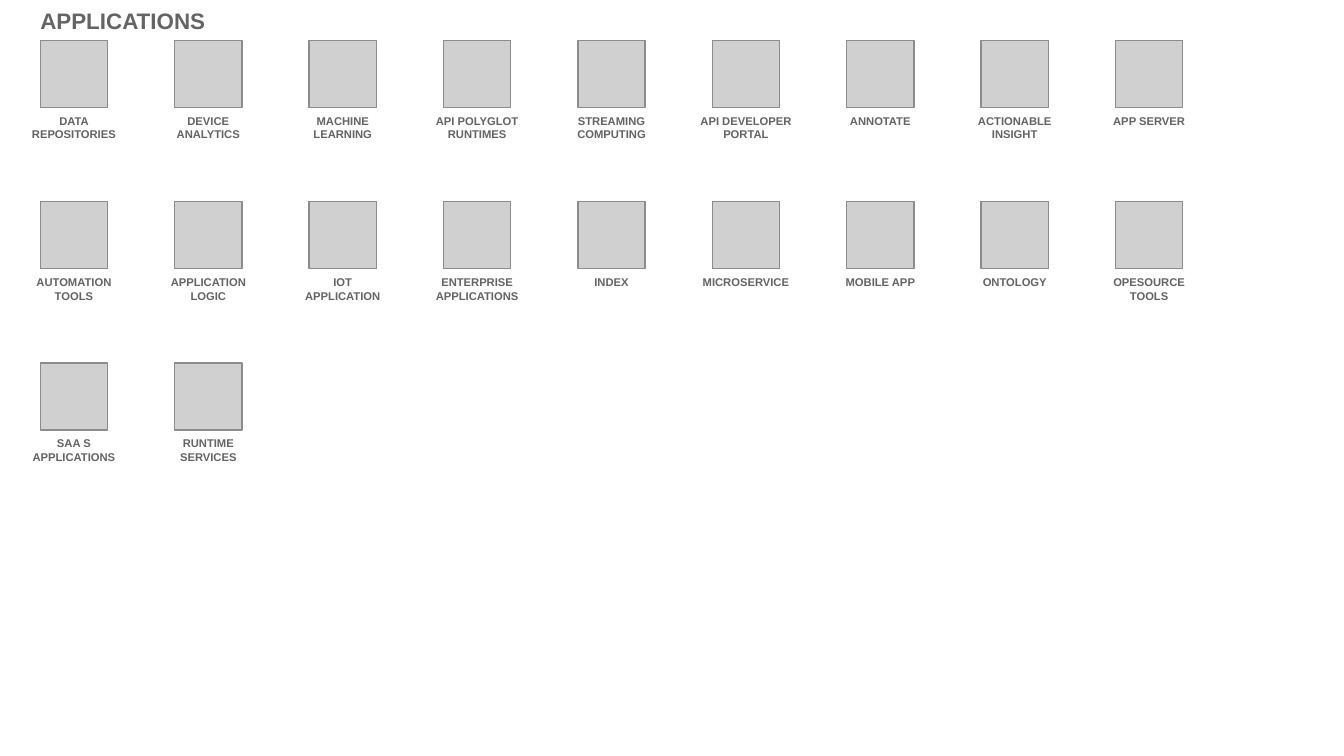
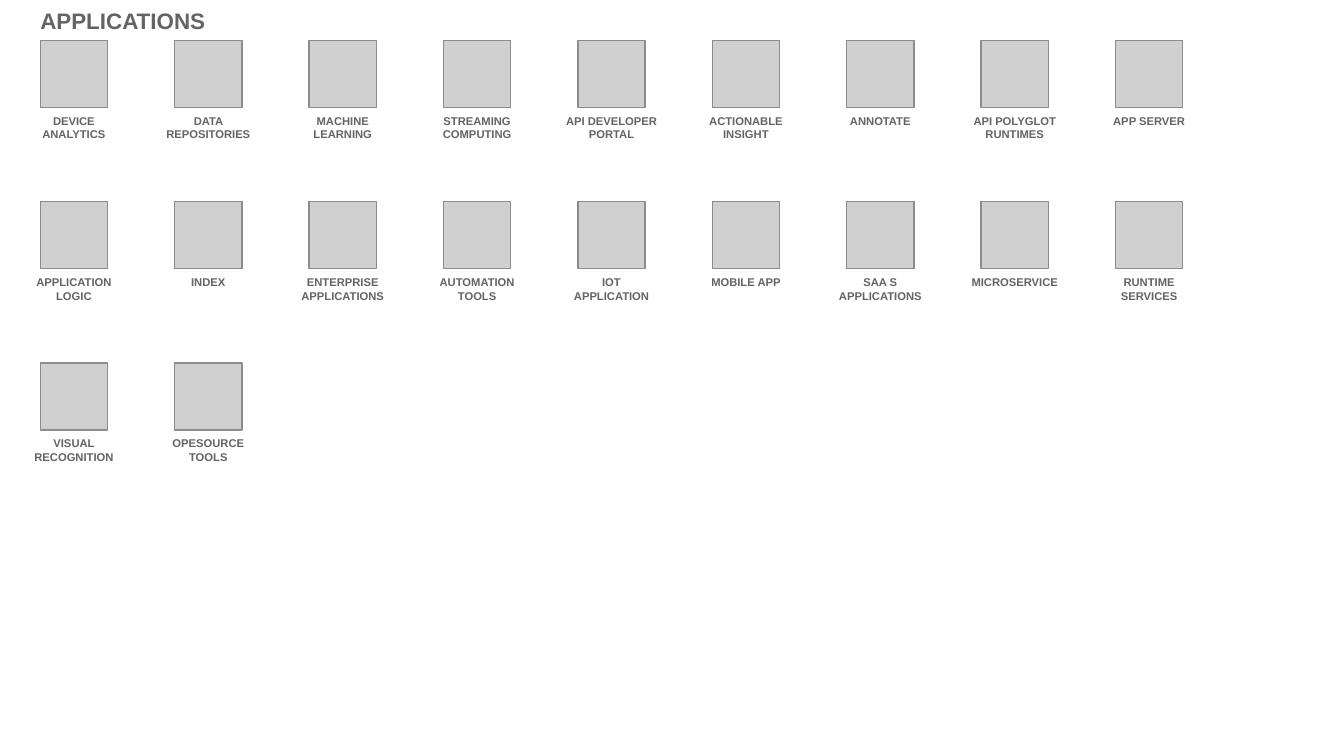
Before and after one commit to l2fprod/myarchitecture, a slide deck: slide 14 of mycatalog-architecture-diagram-template.pptx (slide 13 before the commit). Drawn at 1344x756 pixels with LibreOffice and Linux fonts; fonts in the diff are those of the drawing; grey boxes stand for pictures. Boxes give left, top, right and bottom in pixels: in the first picture for what was removed or moved away, otherwise in the second. Text is boxed around its words. In the diff, an @@ line names an element or a change of style, - is before the commit and + after.

```diff
--- a/mycatalog-architecture-diagram-template.pptx
+++ b/mycatalog-architecture-diagram-template.pptx
@@ text "DATA REPOSITORIES": place and size @@
-text "DATA REPOSITORIES" at <box>32,117,116,138</box>
+text "DATA REPOSITORIES" at <box>166,117,250,138</box>
@@ text removed at <box>436,117,519,138</box> @@
-API POLYGLOT RUNTIMES
@@ text added at <box>709,117,782,138</box>, 6 pt, text #646365, bold @@
+ACTIONABLE INSIGHT
@@ text at <box>974,117,1056,138</box>: text changed @@
-ACTIONABLE INSIGHT
+API POLYGLOT RUNTIMES
@@ text added at <box>191,278,225,286</box>, 6 pt, text #646365, bold @@
+INDEX
@@ text removed at <box>305,278,380,300</box> @@
-IOT APPLICATION
@@ text "AUTOMATION TOOLS": place and size @@
-text "AUTOMATION TOOLS" at <box>36,278,111,300</box>
+text "AUTOMATION TOOLS" at <box>440,278,515,300</box>
@@ text at <box>574,278,649,300</box>: text changed @@
-INDEX
+IOT APPLICATION
@@ 6 texts: place and size @@
-6 texts at <box>171,117,915,300</box>
+6 texts at <box>36,117,781,300</box>
@@ text removed at <box>703,278,789,286</box> @@
-MICROSERVICE
@@ text added at <box>839,278,922,300</box>, 6 pt, text #646365, bold @@
+SAA S APPLICATIONS
@@ text at <box>972,278,1058,286</box>: text changed @@
-ONTOLOGY
+MICROSERVICE
@@ text at <box>1121,278,1177,300</box>: text changed @@
-OPESOURCE TOOLS
+RUNTIME SERVICES
@@ text at <box>34,439,113,461</box>: text changed @@
-SAA S APPLICATIONS
+VISUAL RECOGNITION
@@ text at <box>172,439,244,461</box>: text changed @@
-RUNTIME SERVICES
+OPESOURCE TOOLS
```
Also in this commit, not shown: 16 other slides changed, 2 slides added, 1 slide removed.
